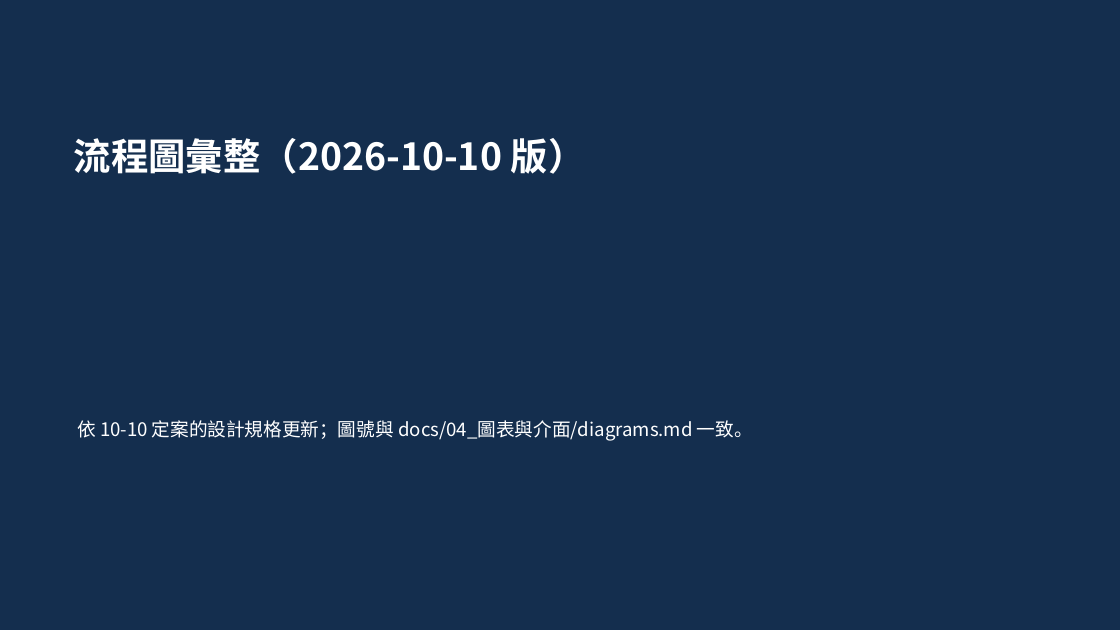
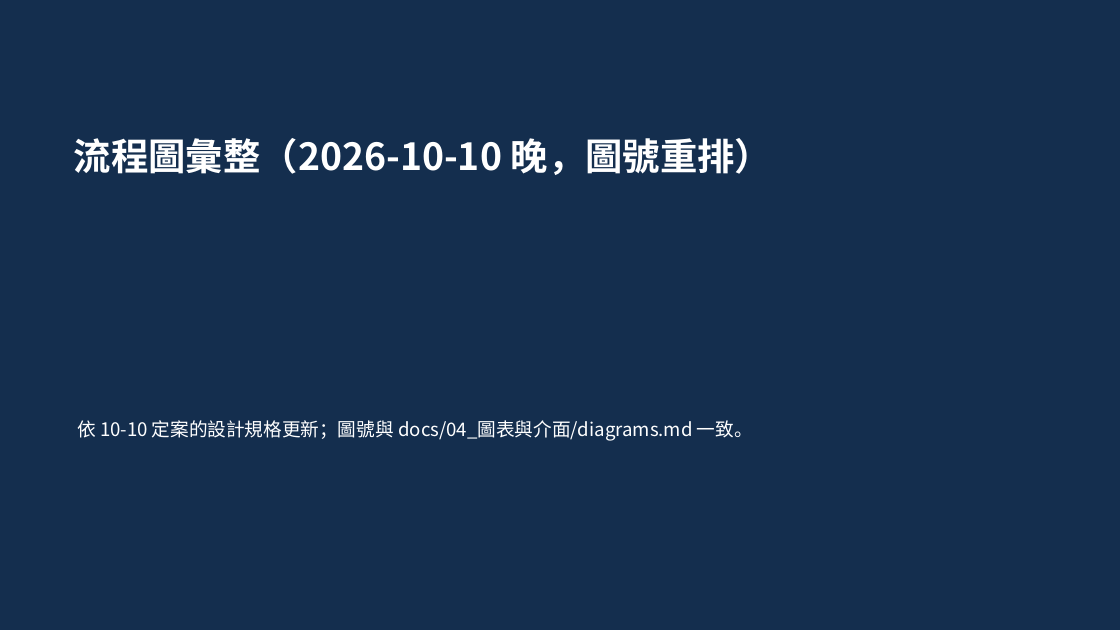
Before and after one commit to vujhdcusa/1028, a slide deck: slide 1 of docs/08_簡報/AI_流程圖彙整_2026-10-10.pptx. Drawn at 1120x630 pixels with LibreOffice and Linux fonts; fonts in the diff are those of the drawing. Boxes give left, top, right and bottom in pixels: in the first picture for what was removed or moved away, otherwise in the second. Text is boxed around its words. In the diff, an @@ line names an element or a change of style, - is before the commit and + after.

```diff
--- a/docs/08_簡報/AI_流程圖彙整_2026-10-10.pptx
+++ b/docs/08_簡報/AI_流程圖彙整_2026-10-10.pptx
@@ text at bbox=[74, 138, 772, 175]: text changed @@
-流程圖彙整（2026-10-10 版）
+流程圖彙整（2026-10-10 晚，圖號重排）
```
Also in this commit, not shown: 17 other slides changed, 4 slides added, 56 other files.
